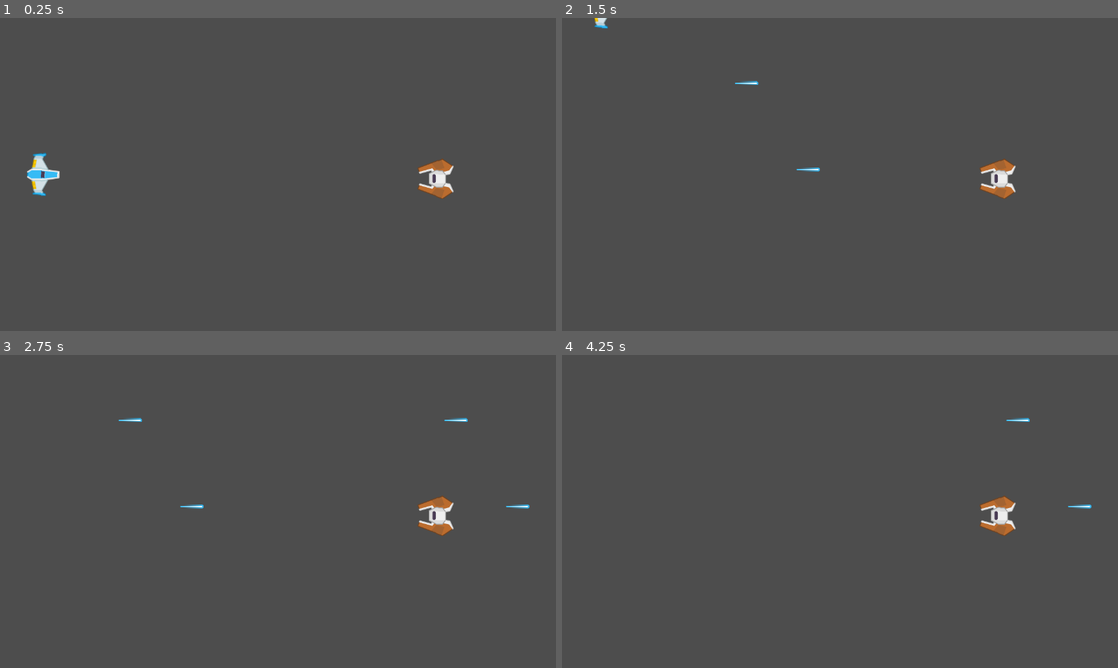
Above: before the commit, frames 1-4 (two rows, left to right).
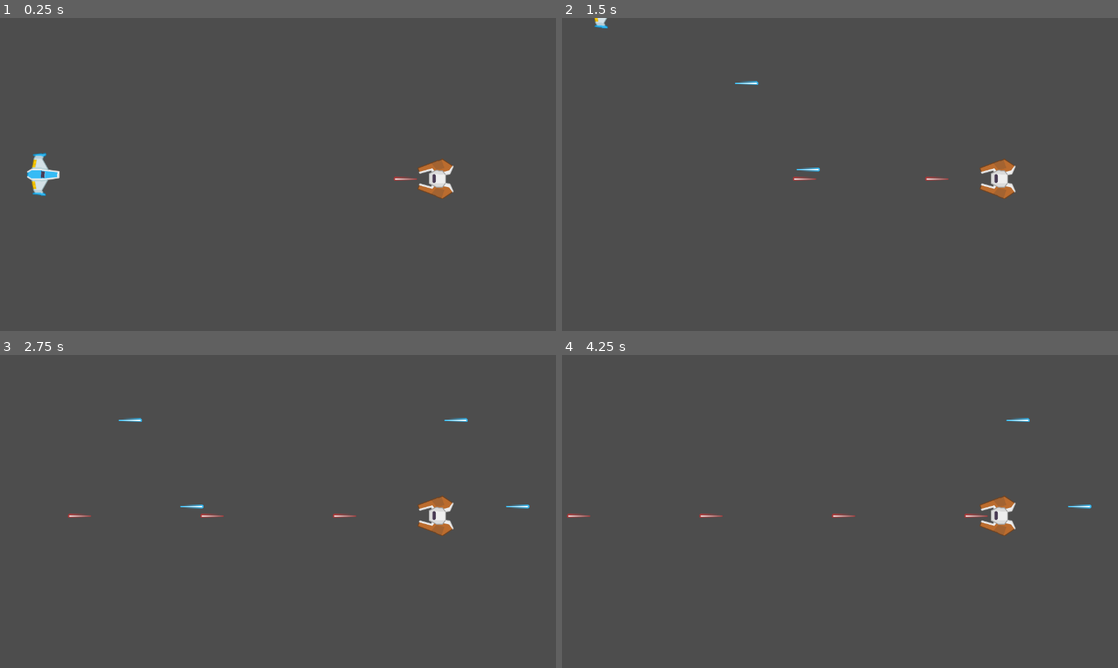
Above: after the commit, the same moments.

Repository: devlup-fsu/your-first-game-fall-2023
Game: Godot game, scene res://root.tscn
Two runs of this game, one before a commit and one after it. Both use one fixed random seed, a clock stepped at 60 frames per second and the inputs below.
Inputs:
- Up to frame 1 (0.25 s): no input
- Up to frame 2 (1.5 s): tap Enter at 0.5 s; hold W (player_up) 0.53-1.28 s; hold Space (player_shoot) 0.53-1.28 s; hold S (player_down) from 1.28 s (still down); tap Space (player_shoot) at 1.35 s
- Up to frame 3 (2.75 s): release S (player_down) at 2.03 s; hold W (player_up) from 2.03 s (still down); hold Space (player_shoot) from 2.03 s (still down)
- Up to frame 4 (4.25 s): release Space (player_shoot) at 2.78 s; tap Space (player_shoot) at 2.85 s; release W (player_up) at 3.53 s; hold S (player_down) from 3.53 s (still down); hold Space (player_shoot) from 3.53 s (still down)

The runs differ from the first frame. In frame 1, less than 0.1% of the frame differs, in the area x 70-75%, y 50-52%; in frame 2, less than 0.1%; in frame 3, 0.1%; in frame 4, 0.2%, in the area x 0-77%, y 50-52%.

Commit message:
Add enemy laser shooting

Diff:
--- a/autoloads/laser_spawner.gd
+++ b/autoloads/laser_spawner.gd
@@ -1,10 +1,7 @@
 extends Node2D
 
-const LASER_SCENE: PackedScene = preload("res://entities/laser/laser.tscn")
-
-
-func spawn(global_pos: Vector2, rotation_deg: float):
-    var laser = LASER_SCENE.instantiate()
+func spawn(scene: PackedScene, global_pos: Vector2, rotation_deg: float):
+    var laser = scene.instantiate()
     add_child(laser)
     laser.global_position = global_pos
     laser.rotation_degrees = rotation_deg
--- a/entities/enemy/base_enemy.tscn
+++ /dev/null
@@ -1,18 +0,0 @@
-[gd_scene load_steps=3 format=3 uid="uid://b6jvubmd08clm"]
-
-[ext_resource type="Texture2D" uid="uid://bvny7vd25tc3e" path="res://entities/enemy/base_enemy.png" id="1_fctw2"]
-
-[sub_resource type="CapsuleShape2D" id="CapsuleShape2D_3k1py"]
-radius = 40.0
-height = 90.0
-
-[node name="BaseEnemy" type="CharacterBody2D"]
-collision_layer = 2
-collision_mask = 0
-
-[node name="Sprite2D" type="Sprite2D" parent="."]
-rotation = 1.5708
-texture = ExtResource("1_fctw2")
-
-[node name="CollisionShape2D" type="CollisionShape2D" parent="."]
-shape = SubResource("CapsuleShape2D_3k1py")
--- /dev/null
+++ b/entities/enemy/enemy.gd
@@ -0,0 +1,11 @@
+extends CharacterBody2D
+
+const LASER_SCENE: PackedScene = preload("res://entities/laser/enemy_laser.tscn")
+
+@onready var SHOOT_DELAY: Timer = $ShootDelay
+
+
+func _process(_delta):
+    if SHOOT_DELAY.is_stopped():
+        LaserSpawner.spawn(LASER_SCENE, global_position, -90)
+        SHOOT_DELAY.start(1)
--- /dev/null
+++ b/entities/enemy/enemy.tscn
@@ -0,0 +1,23 @@
+[gd_scene load_steps=4 format=3 uid="uid://b6jvubmd08clm"]
+
+[ext_resource type="Script" path="res://entities/enemy/enemy.gd" id="1_bjfkj"]
+[ext_resource type="Texture2D" uid="uid://bvny7vd25tc3e" path="res://entities/enemy/enemy.png" id="1_fctw2"]
+
+[sub_resource type="CapsuleShape2D" id="CapsuleShape2D_3k1py"]
+radius = 40.0
+height = 90.0
+
+[node name="Enemy" type="CharacterBody2D"]
+collision_layer = 2
+collision_mask = 0
+script = ExtResource("1_bjfkj")
+
+[node name="Sprite2D" type="Sprite2D" parent="."]
+rotation = 1.5708
+texture = ExtResource("1_fctw2")
+
+[node name="CollisionShape2D" type="CollisionShape2D" parent="."]
+shape = SubResource("CapsuleShape2D_3k1py")
+
+[node name="ShootDelay" type="Timer" parent="."]
+one_shot = true
--- /dev/null
+++ b/entities/laser/enemy_laser.tscn
@@ -0,0 +1,10 @@
+[gd_scene load_steps=3 format=3 uid="uid://dlwq63lti7g4l"]
+
+[ext_resource type="PackedScene" uid="uid://p3s8cngnh3nq" path="res://entities/laser/laser.tscn" id="1_cgdgr"]
+[ext_resource type="Texture2D" uid="uid://d4cr7y7jyg4vu" path="res://entities/laser/laser_red.png" id="2_03hr0"]
+
+[node name="300" instance=ExtResource("1_cgdgr")]
+SPEED = 300.0
+
+[node name="Sprite2D" parent="." index="0"]
+texture = ExtResource("2_03hr0")
--- a/entities/player/player.gd
+++ b/entities/player/player.gd
@@ -1,14 +1,16 @@
 extends CharacterBody2D
+
+const LASER_SCENE: PackedScene = preload("res://entities/laser/laser.tscn")
 
 @export var SPEED = 700.0
 
-@onready var TIMER = $Timer
+@onready var SHOOT_DELAY: Timer = $ShootDelay
 
 
 func _process(_delta):
-    if Input.is_action_pressed("player_shoot") and TIMER.is_stopped():
-        LaserSpawner.spawn(global_position, 90)
-        TIMER.start(0.25)
+    if Input.is_action_pressed("player_shoot") and SHOOT_DELAY.is_stopped():
+        LaserSpawner.spawn(LASER_SCENE, global_position, 90)
+        SHOOT_DELAY.start(0.25)
 
 
 func _physics_process(_delta):
--- a/entities/player/player.tscn
+++ b/entities/player/player.tscn
@@ -18,5 +18,5 @@
 position = Vector2(-13, 0)
 shape = SubResource("CapsuleShape2D_s5joy")
 
-[node name="Timer" type="Timer" parent="."]
+[node name="ShootDelay" type="Timer" parent="."]
 one_shot = true
--- a/root.tscn
+++ b/root.tscn
@@ -1,7 +1,7 @@
 [gd_scene load_steps=3 format=3 uid="uid://kvyekors3lat"]
 
 [ext_resource type="PackedScene" uid="uid://c7lmyftpm7xfx" path="res://entities/player/player.tscn" id="1_334o3"]
-[ext_resource type="PackedScene" uid="uid://b6jvubmd08clm" path="res://entities/enemy/base_enemy.tscn" id="2_bf6ke"]
+[ext_resource type="PackedScene" uid="uid://b6jvubmd08clm" path="res://entities/enemy/enemy.tscn" id="2_bf6ke"]
 
 [node name="Root" type="Node2D"]
 
Renamed: entities/enemy/base_enemy.png -> entities/enemy/enemy.png
Not shown, changed: entities/enemy/enemy.png.import
Binary file added: entities/laser/laser_red.png
Not shown, added: entities/laser/laser_red.png.import
Binary file added: entities/laser/laser_red_star.png
Not shown, added: entities/laser/laser_red_star.png.import
